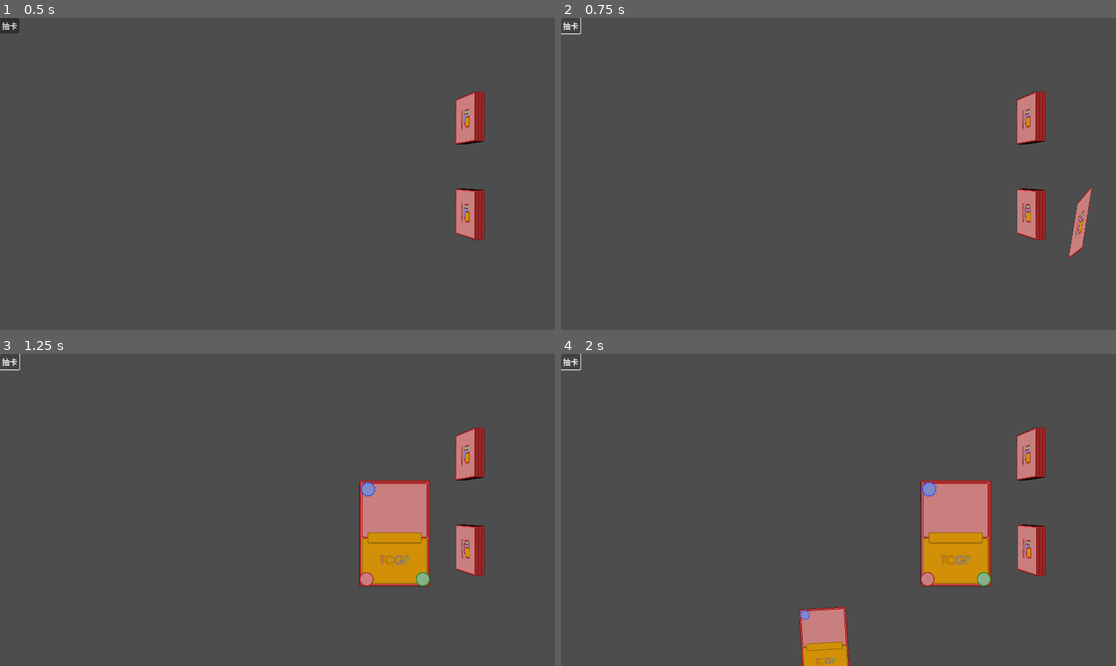
Above: before the commit, frames 1-4 (two rows, left to right).
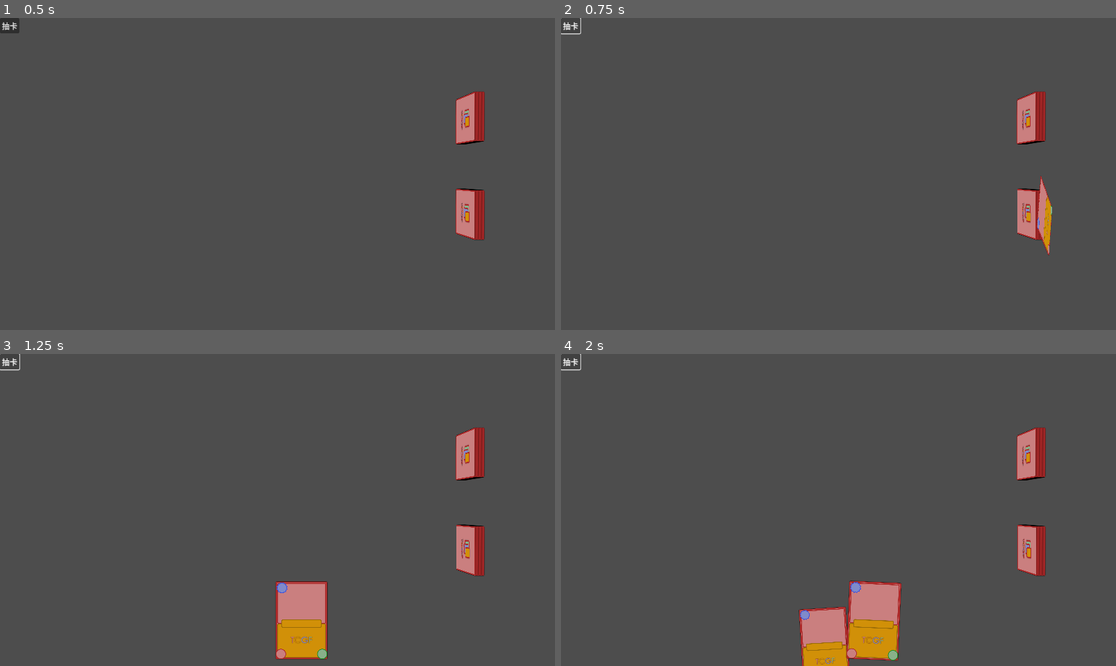
Above: after the commit, the same moments.

Repository: HoshuChiu/TCGF
Game: Godot game, scene res://Launcher.tscn
The game is run twice, just before and just after one commit, with the same random seed, the same clock (stepped at 60 frames per second) and the same inputs.
Inputs:
- Up to frame 1 (0.5 s): no input
- Up to frame 2 (0.75 s): click "抽卡" at 0.5 s
- Up to frame 3 (1.25 s): no input
- Up to frame 4 (2 s): click "抽卡" at 1.25 s

Frame 1 is identical in both runs. In frame 2, 0.8% of the frame differs, in the area x 85-96%, y 50-78%; in frame 3, 6.7%, in the area x 49-78%, y 40-98%; in frame 4, 6.7%.

Commit message:
Superdomain框架搭建完成

Diff:
--- a/Battle/Battlefield.tscn
+++ b/Battle/Battlefield.tscn
@@ -1,8 +1,10 @@
-[gd_scene load_steps=8 format=3 uid="uid://bel073bv2jmwl"]
+[gd_scene load_steps=10 format=3 uid="uid://bel073bv2jmwl"]
 
 [ext_resource type="Script" path="res://Battle/script/Battlefield.gd" id="1_uh0kt"]
 [ext_resource type="Texture2D" uid="uid://bqgmtty64ja1" path="res://Sketch/card_bkg_0.png" id="2_crw8x"]
+[ext_resource type="Script" path="res://Battle/SelfHeap.gd" id="4_kjnty"]
 [ext_resource type="Texture2D" uid="uid://cidjtmcuslgyk" path="res://Sketch/bf1.png" id="4_m4ir4"]
+[ext_resource type="Script" path="res://Battle/script/Superdomain.gd" id="5_bncey"]
 [ext_resource type="Script" path="res://Battle/SelfHand.gd" id="5_j8h6w"]
 
 [sub_resource type="AnimationNodeStateMachine" id="AnimationNodeStateMachine_fx01p"]
@@ -73,6 +75,7 @@
 texture = ExtResource("4_m4ir4")
 
 [node name="SelfHeap" type="Node" parent="."]
+script = ExtResource("4_kjnty")
 
 [node name="OppoHeap" type="Node" parent="."]
 
@@ -89,4 +92,7 @@
 "battle_anim": SubResource("AnimationLibrary_s8go2")
 }
 
-[connection signal="pressed" from="Button" to="." method="draw_card"]
+[node name="Superdomain" type="Node" parent="."]
+script = ExtResource("5_bncey")
+
+[connection signal="pressed" from="Button" to="Superdomain" method="draw"]
--- a/Battle/SelfHand.gd
+++ b/Battle/SelfHand.gd
@@ -22,8 +22,22 @@
 			child.on_adjust(child.slot)
 	pass
 
+func on_draw(args):
+	BattleInfoMgr.self_card_hand_count+=1
+
+func draw_done(args):
+	add_child(args)
+
+func readjust():
+	for child in get_children():
+		child.on_adjust(child.slot)
+	pass
+
 func on_card_hovered(slot:int):
 	if hovered_slot==slot:
+		for child in get_children():
+			if child.slot==slot:
+				child.on_hover()
 		return
 	elif _anim_enable==true:
 		for child in get_children():
--- /dev/null
+++ b/Battle/SelfHeap.gd
@@ -0,0 +1,5 @@
+extends Node
+class_name SelfHeap
+
+func draw_done(args):
+	remove_child(args)
--- /dev/null
+++ b/Battle/script/Anims.gd
@@ -0,0 +1,13 @@
+extends Object
+class_name Anims
+
+static func draw(target,tween_p:Tween,dst_pos:Vector3,dst_rot:Vector3):
+	tween_p.set_ease(Tween.EASE_IN_OUT).set_trans(Tween.TRANS_EXPO)
+	tween_p.tween_property(target,"position",Vector3(GraphicCtrl.INFOCARD_DRAW_X_OFFSET,
+													GraphicCtrl.INFOCARD_DRAW_Y_OFFSET,
+													GraphicCtrl.INFOCARD_HEIGHT),0.5)
+	tween_p.parallel().tween_property(target,"position:z",6,0.2)
+	tween_p.parallel().tween_property(target,"rotation",Vector3(0,0,0),0.4)
+	tween_p.set_ease(Tween.EASE_OUT)
+	tween_p.tween_property(target,"position",dst_pos,1)
+	tween_p.parallel().tween_property(target,"rotation",dst_rot,1)
--- a/Battle/script/BattleInfoMgr.gd
+++ b/Battle/script/BattleInfoMgr.gd
@@ -91,7 +91,7 @@
 			y=0
 	return Vector3(x,y,z)
 
-static func calc_card_rotation(slot:int)->Quaternion:
+static func calc_card_rotation(area:BattleArea,slot:int)->Vector3:
 	var z:float
 	var space=GraphicCtrl.HANDCARD_SPACE_CTRL/self_card_hand_count
 	if space>GraphicCtrl.HANDCARD_MAX_SPACE:
@@ -100,7 +100,7 @@
 		z=(space+(self_card_hand_count/2-1)*space*2-slot*space*2)/GraphicCtrl.HANDCARD_ARC_R
 	else:
 		z=(space*(self_card_hand_count-1)-2*slot*space)/GraphicCtrl.HANDCARD_ARC_R
-	return Quaternion.from_euler(Vector3(0,0,z))
+	return Vector3(0,0,z)
 # TODO: 动态改变
 static func _get_job_name(job_id:int)->String:
 	match job_id:
--- a/Battle/script/Battlefield.gd
+++ b/Battle/script/Battlefield.gd
@@ -5,7 +5,7 @@
 
 # Called when the node enters the scene tree for the first time.
 func _ready():
-
+	add_user_signal("mouse_pressed")
 	$MainCamera.position=Vector3(0,GraphicCtrl.CAMERA_Y_OFFSET,GraphicCtrl.CAMERA_HEIGHT)
 
 	# TODO:Get Battle Infomations
@@ -30,14 +30,6 @@
 
 	#Animation
 
-func draw_card():
-	var card:BasicCard=$SelfHeap.get_child(0)
-	$SelfHeap.remove_child(card)
-	$SelfHand.repos_hand_cards(1,BattleInfoMgr.self_card_hand_count-1)
-	$SelfHand.add_child(card)
-	card.on_draw()
-	pass
-
 # Called every frame. 'delta' is the elapsed time since the previous frame.
 func _process(delta):
 	pass
@@ -59,5 +51,11 @@
 		var card:BasicCard=result["collider"].shape_owner_get_owner(result["shape"])
 		if(card.area==BattleInfoMgr.BattleArea.AREA_SELF_HAND):
 			$SelfHand.on_card_hovered(card.slot)
+			card.mouse_pos=result["position"]
 	else:
 		$SelfHand.on_hover_cancel()
+
+func _input(event):
+	if event is InputEventMouseButton:
+		if event.button_index == MOUSE_BUTTON_LEFT and event.pressed:
+			pass
--- /dev/null
+++ b/Battle/script/Superdomain.gd
@@ -0,0 +1,83 @@
+extends Node
+class_name Superdomain
+
+enum BattleArea{
+	AREA_VOID,
+	AREA_SELF_HAND,
+	AREA_SELF_HEAP,
+	AREA_SELF_BATTLEFIELD,
+	AREA_SELF_CHOICE,
+	AREA_SELF_CAST,
+	AREA_SELF_WEAPON,
+	AREA_SELF_GRAVE,
+	AREA_OPPO_HAND,
+	AREA_OPPO_HEAP,
+	AREA_OPPO_BATTLEFIELD,
+	AREA_OPPO_CHOICE,
+	AREA_OPPO_CAST,
+	AREA_OPPO_WEAPON,
+	AREA_OPPO_GRAVE,
+	AREA_INFO
+}
+
+@onready var anims:Anims=Anims.new()
+
+func draw():
+	#确定施放对象
+	var card=$"../SelfHeap".get_child(0)
+	var dst_slot:int=BattleInfoMgr.self_card_hand_count
+	exec_command("draw",card,dst_slot,dst_slot,null,null,null,card,card)
+
+func exec_command(
+	command:String,
+	card:Node,
+	dst_slot:int,
+	card_on_arg:Variant,
+	src_on_arg:Variant,
+	dst_on_arg:Variant,
+	card_done_arg:Variant,
+	src_done_arg:Variant,
+	dst_done_arg:Variant):
+	var command_objs=get_command_objs(command)
+	var src:Node=command_objs["src"]
+	var dst:Node=command_objs["dst"]
+	var src_area:BattleInfoMgr.BattleArea=command_objs["src_area"]
+	var dst_area:BattleInfoMgr.BattleArea=command_objs["dst_area"]
+	#变更施法对象信息
+	if card.has_method("on_"+command):
+		card.call("on_"+command,card_on_arg)
+	#变更始发地信息
+	if src.has_method("on_"+command):
+		src.call("on_"+command,src_on_arg)
+	#变更终点信息
+	if dst.has_method("on_"+command):
+		dst.call("on_"+command,dst_on_arg)
+
+	#应用施法对象的动画
+	var dst_pos=BattleInfoMgr.calc_card_position(dst_area,dst_slot)
+	var dst_rot=BattleInfoMgr.calc_card_rotation(dst_area,dst_slot)
+	if card.has_method(command):
+		card.call(command,card.apply_anim(command,card_done_arg),dst_pos,dst_rot)
+	else:
+		anims.call(command,card,card.apply_anim(command,card_done_arg),dst_pos,dst_rot)
+
+	#应用Readjust动画
+	dst.readjust()
+	#应用特效
+	#应用跨域变更
+
+	if src.has_method(command+"_done"):
+		src.call(command+"_done",src_done_arg)
+	if dst.has_method(command+"_done"):
+		dst.call(command+"_done",dst_done_arg)
+	#上报服务器
+
+func get_command_objs(command:String)->Dictionary:
+	var ret:Dictionary
+	match command:
+		"draw":
+			ret["src"]=$"../SelfHeap"
+			ret["dst"]=$"../SelfHand"
+			ret["src_area"]=BattleInfoMgr.BattleArea.AREA_SELF_HEAP
+			ret["dst_area"]=BattleInfoMgr.BattleArea.AREA_SELF_HAND
+	return ret
--- a/Battle/script/card.gd
+++ b/Battle/script/card.gd
@@ -5,39 +5,13 @@
 @onready var slot:int=-1
 @onready var anim_player:AnimationPlayer=AnimationPlayer.new()
 @onready var anim_lib:AnimationLibrary=AnimationLibrary.new()
-@onready var anim_draw:Animation=Animation.new()
-@onready var anim_adjust:Animation=Animation.new()
-@onready var anim_show:Animation=Animation.new()
 @onready var bkg_pic=Sprite3D.new()
 @onready var collision_shape:BoxShape3D=BoxShape3D.new()
-@onready var collision_obj:CardArea=CardArea.new()
+@onready var collision_obj:Area3D=Area3D.new()
 @onready var area:BattleInfoMgr.BattleArea=BattleInfoMgr.BattleArea.AREA_VOID
-
-class CardArea extends Area3D:
-	func _mouse_enter():
-		var card:BasicCard=shape_owner_get_owner(0)
-		#if(card.slot!=-1):
-			#card.on_show()
-
-	func _mouse_exit():
-		var card:BasicCard=shape_owner_get_owner(0)
-		#if(card.slot!=-1):
-			#card.on_adjust(card.slot)
-
-
-#spatial运动
-var track_index_draw0:int
-var track_index_draw1:int
-var track_index_draw2:int
-#angular运动
-var track_index_draw3:int
-
-#ajdust动画
-var track_index_adjust1:int
-var track_index_adjust2:int
-#show动画
-var track_index_show1:int
-var track_index_show2:int
+var tween:Tween
+var already_in_hand:bool
+var mouse_pos:Vector3
 
 func _init(id:int):
 	pass
@@ -51,89 +25,83 @@
 	bkg_pic.texture=texture
 	add_child(bkg_pic)
 	#Interaction
-	collision_shape.size=Vector3(GraphicCtrl.CARD_WIDTH_M,GraphicCtrl.CARD_HEIGHT_M,0.01)
+	collision_shape.size=Vector3(GraphicCtrl.CARD_WIDTH_M,GraphicCtrl.CARD_HEIGHT_M+5,0.01)
 	collision_obj.shape_owner_add_shape(collision_obj.create_shape_owner(self),collision_shape)
-	collision_obj.position=Vector3(0,0,0)
+	collision_obj.position=Vector3(0,-2.5,0)
 	add_child(collision_obj)
+
 	#Animation
-	track_index_draw3 = anim_draw.add_track(Animation.TYPE_ROTATION_3D)
-	anim_draw.track_set_path(track_index_draw3,".")
-	track_index_draw0 = anim_draw.add_track(Animation.TYPE_BEZIER)
-	anim_draw.track_set_path(track_index_draw0,".:position:x")
-	track_index_draw1 = anim_draw.add_track(Animation.TYPE_BEZIER)
-	anim_draw.track_set_path(track_index_draw1,".:position:y")
-	track_index_draw2 = anim_draw.add_track(Animation.TYPE_BEZIER)
-	anim_draw.track_set_path(track_index_draw2,".:position:z")
-
-	anim_lib.add_animation("draw",anim_draw)
-
-	track_index_adjust1=anim_adjust.add_track(Animation.TYPE_POSITION_3D)
-	anim_adjust.track_set_path(track_index_adjust1,".")
-	track_index_adjust2=anim_adjust.add_track(Animation.TYPE_ROTATION_3D)
-	anim_adjust.track_set_path(track_index_adjust2,".")
-	anim_lib.add_animation("adjust",anim_adjust)
-
-	track_index_show1=anim_show.add_track(Animation.TYPE_POSITION_3D)
-	anim_show.track_set_path(track_index_show1,".")
-	track_index_show2=anim_show.add_track(Animation.TYPE_ROTATION_3D)
-	anim_show.track_set_path(track_index_show2,".")
-	anim_lib.add_animation("show",anim_show)
-
 	anim_player.add_animation_library("battle",anim_lib)
 	add_child(anim_player)
-
-func on_draw():
-	slot=BattleInfoMgr.self_card_hand_count-1
-	render_priority=slot
-	area=BattleInfoMgr.BattleArea.AREA_SELF_HAND
-	var anim=anim_player.get_animation("battle/draw")
-	# 到信息展示区
-	anim.bezier_track_insert_key(track_index_draw0,0.2,position.x,Vector2(0,0),Vector2(0.1,0))
-	anim.bezier_track_insert_key(track_index_draw0,0.6,GraphicCtrl.INFOCARD_DRAW_X_OFFSET,Vector2(-0.4,0),Vector2(0,0))
-	anim.bezier_track_insert_key(track_index_draw1,0.2,position.y,Vector2(0,0),Vector2(0.1,0))
-	anim.bezier_track_insert_key(track_index_draw1,0.6,GraphicCtrl.INFOCARD_DRAW_Y_OFFSET,Vector2(-0.4,0),Vector2(0,0))
-	anim.bezier_track_insert_key(track_index_draw2,0.0,position.z,Vector2(0,0),Vector2(0.1,0))
-	anim.bezier_track_insert_key(track_index_draw2,0.6,GraphicCtrl.INFOCARD_HEIGHT,Vector2(-0.6,0),Vector2(0,0))
-	anim.rotation_track_insert_key(track_index_draw3,0.1,quaternion)
-	anim.rotation_track_insert_key(track_index_draw3,0.5,Quaternion.from_euler(Vector3(0,0,0)))
-
-	# 到手牌
-	var pos_in_hand=BattleInfoMgr.calc_card_position(BattleInfoMgr.BattleArea.AREA_SELF_HAND,slot)
-	anim.bezier_track_insert_key(track_index_draw0,0.7,GraphicCtrl.INFOCARD_DRAW_X_OFFSET,Vector2(0,0),Vector2(0.2,0))
-	anim.bezier_track_insert_key(track_index_draw0,1,pos_in_hand.x,Vector2(0.2,0),Vector2(0,0))
-	anim.bezier_track_insert_key(track_index_draw1,0.7,GraphicCtrl.INFOCARD_DRAW_Y_OFFSET,Vector2(0,0),Vector2(0.2,0))
-	anim.bezier_track_insert_key(track_index_draw1,1,pos_in_hand.y,Vector2(0.2,0),Vector2(0,0))
-	anim.bezier_track_insert_key(track_index_draw2,0.7,GraphicCtrl.INFOCARD_HEIGHT,Vector2(0,0),Vector2(0.2,0))
-	anim.bezier_track_insert_key(track_index_draw2,1,pos_in_hand.z,Vector2(0.2,0),Vector2(0,0))
-	anim.rotation_track_insert_key(track_index_draw3,0.7,Quaternion.from_euler(Vector3(0,0,0)))
-	anim.rotation_track_insert_key(track_index_draw3,1,BattleInfoMgr.calc_card_rotation(slot))
-	anim_player.play("battle/draw")
 
 func on_adjust(dest_slot:int):
 	slot=dest_slot
 	render_priority=slot
-	var anim=anim_player.get_animation("battle/adjust")
 	var dst_pos=BattleInfoMgr.calc_card_position(BattleInfoMgr.BattleArea.AREA_SELF_HAND,slot)
-	var dst_qua=BattleInfoMgr.calc_card_rotation(slot)
-	anim.position_track_insert_key(track_index_adjust1,0,position)
-	anim.position_track_insert_key(track_index_adjust1,0.1,dst_pos)
-	anim.rotation_track_insert_key(track_index_adjust2,0,Quaternion.from_euler(rotation))
-	anim.rotation_track_insert_key(track_index_adjust2,0.1,dst_qua)
-	anim_player.play("battle/adjust")
+	var dst_qua=BattleInfoMgr.calc_card_rotation(BattleInfoMgr.BattleArea.AREA_SELF_HAND,slot)
+
+	if tween.is_running():
+		tween.kill()
+	tween = get_tree().create_tween()
+	tween.set_parallel(true)
+	tween.tween_property(self, "position", dst_pos, 0.1).from_current()
+	tween.tween_property(self, "rotation", dst_qua, 0.1).from_current()
+	draw_done(null)
 	pass
 
 func on_show():
 	render_priority=GraphicCtrl.HANDCARD_MAX_PRIORITY
-	var anim=anim_player.get_animation("battle/show")
 	var x:float=((GraphicCtrl.CAMERA_HEIGHT-GraphicCtrl.INFOCARD_HEIGHT)*1.0/GraphicCtrl.CAMERA_HEIGHT)*position.x
-	anim.position_track_insert_key(track_index_show1,0,position)
-	anim.position_track_insert_key(track_index_show1,0.01,Vector3(x,GraphicCtrl.INFOCARD_INHAND_Y_OFFSET,GraphicCtrl.INFOCARD_HEIGHT))
-	anim.rotation_track_insert_key(track_index_show2,0,Quaternion.from_euler(rotation))
-	anim.rotation_track_insert_key(track_index_show2,0.01,Quaternion.from_euler(Vector3(0,0,0)))
-	anim_player.play("battle/show")
-	#position=Vector3(x,GraphicCtrl.INFOCARD_INHAND_Y_OFFSET,GraphicCtrl.INFOCARD_HEIGHT)
-	#rotation=Vector3(0,0,0)
+
+	#
+	tween = get_tree().create_tween()
+	tween.set_parallel(true)
+	tween.tween_property(self, "position", Vector3(x,GraphicCtrl.INFOCARD_INHAND_Y_OFFSET,GraphicCtrl.INFOCARD_HEIGHT), 0.02)
+	tween.tween_property(self, "rotation", Vector3(0,0,0), 0.01)
+
+func on_hover():
+	#if mouse down todo:
+
+	if already_in_hand:
+		render_priority=GraphicCtrl.HANDCARD_MAX_PRIORITY
+		var xx:float=BattleInfoMgr.calc_card_position(BattleInfoMgr.BattleArea.AREA_SELF_HAND,slot).x
+		var x:float=((GraphicCtrl.CAMERA_HEIGHT-GraphicCtrl.INFOCARD_HEIGHT)*1.0/GraphicCtrl.CAMERA_HEIGHT)*xx
+		position=Vector3(x,GraphicCtrl.INFOCARD_INHAND_Y_OFFSET,GraphicCtrl.INFOCARD_HEIGHT)
+		rotation=Vector3(0,0,0)
+
+func on_dragging():
+	pass
 
 # Called every frame. 'delta' is the elapsed time since the previous frame.
 func _process(delta):
 	pass
+
+func apply_anim(command:String,args:Variant)->Tween:
+	if tween:
+		tween.kill()
+	tween = get_tree().create_tween()
+	tween.tween_callback(anim_callback.bind(command,args))
+	return tween
+
+func anim_callback(command:String,args:Variant):
+	if has_method(command+"_done"):
+		call(command+"_done",args)
+
+func draw(tween_p:Tween,dst_pos:Vector3,dst_rot:Vector3):
+	tween.set_ease(Tween.EASE_IN_OUT).set_trans(Tween.TRANS_EXPO)
+	tween.tween_property(self,"position",Vector3(GraphicCtrl.INFOCARD_DRAW_X_OFFSET,
+													GraphicCtrl.INFOCARD_DRAW_Y_OFFSET,
+													GraphicCtrl.INFOCARD_HEIGHT),0.5)
+	tween.parallel().tween_property(self,"position:z",6,0.2)
+	tween.parallel().tween_property(self,"rotation",Vector3(0,0,0),0.4)
+	tween.set_ease(Tween.EASE_OUT)
+	tween.tween_property(self,"position",dst_pos,1)
+	tween.parallel().tween_property(self,"rotation",dst_rot,1)
+
+func on_draw(arg):
+	slot=arg
+	render_priority=arg
+	area=BattleInfoMgr.BattleArea.AREA_SELF_HAND
+
+func draw_done(args):
+	already_in_hand=true
Not shown, added: docs/Superdomain动画.xlsx
